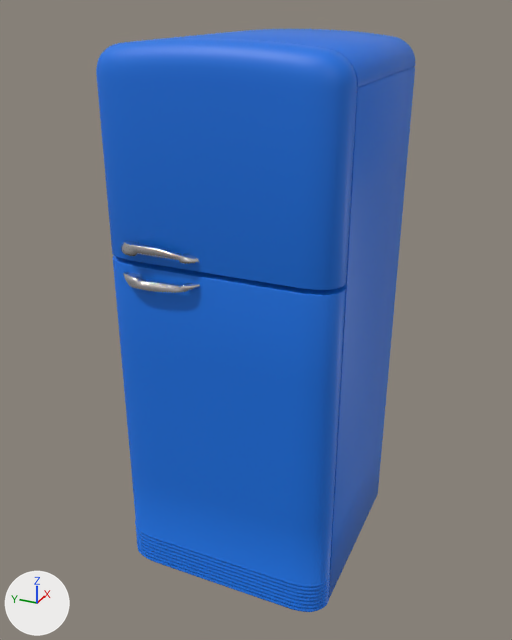
One commit to the FBX model Assets/Meshes/Furniture/Person A/Fridge_Meshtesting.fbx: the scene before it, then after it.
One viewpoint serves both versions: a camera (50 mm lens) standing at (-2.21, -0.95, 2.03) and looking at (-0.07, 0.01, 0.96). Arrows for +X, +Y and +Z are at lower left; the lights stay in place. Where no turn or scale is listed for an object, it has been applied to the vertices.

The first picture shows 'Fridge'.
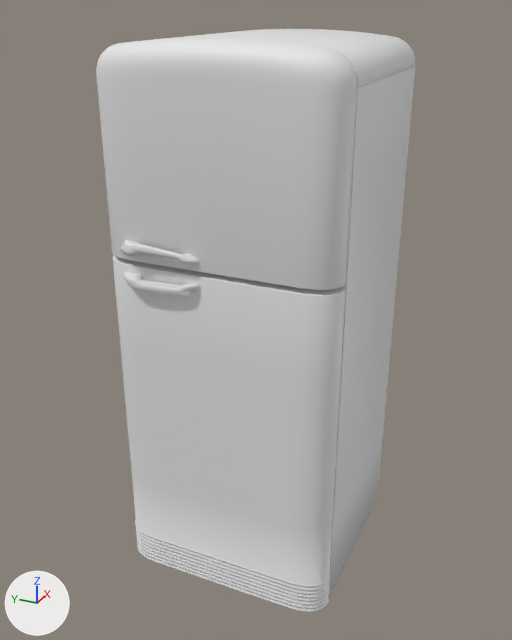
Where the newer file only moved an object's origin or applied its transform, the numbers keep the older frame.

Location of each change, [x1, y1, x2, y2] in pixels of the pictures (512 x 640 px):
```json
{"part": 1, "of": "me_body_001", "change": "recoloured", "before": [96, 29, 415, 612], "after": [96, 29, 415, 612], "on screen": "blue to white"}
```

The change, as JSON lines over the scene's bpy script:
```json
{"block": "me_body_001", "where": "me_body_001.from_pydata(...)  # 4424 vertices, 4166 faces; spans x -0.47..0.33, y -0.4..0.4, z 0.0..1.92"}
{"block": "me_body_001", "where": "# used by ob_fridge; location = (0.0, 0.0, 0.0)"}
{"op": "remove", "block": "me_body_001", "code": "me_body_001.materials.append(mat_metal)  # white #e7e7e7"}
{"block": "me_body_001", "change": "me_body_001 part 1: all 3530 faces that had it switch from mat_blue_005 (blue #1474e7) to no material"}
```
